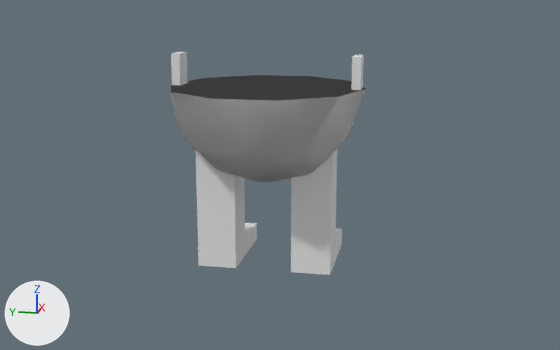
What one commit did to the Blender file Assets/robot.blend.
Before and after are seen from a camera (50 mm lens) standing at (-7.62, -1.66, 2.88) and looking at (0.0, -0.14, 0.97). Arrows for +X, +Y and +Z are at lower left; the lights stay in place.

Names of what the first picture shows: 'Icosphere', 'Platform'.
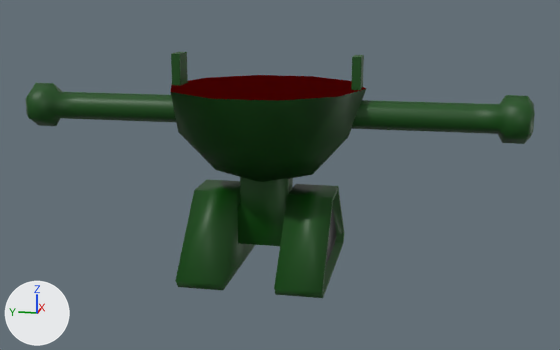
Patch to the scene script:
```diff
--- a/Assets/robot.blend.py
+++ b/Assets/robot.blend.py
@@ mat_material @@
 mat_material = principled_material('Material')
-mat_material.base_color = (0.8, 0.8, 0.8)  # white #e7e7e7
+mat_material.base_color = (0.00345, 0.0726, 0.00267)  # dark green #0b4c09
@@ mat_platform @@
+mat_platform = principled_material('Platform')
+mat_platform.base_color = (0.801, 0.00125, 0.0)  # red #e70400
@@ mat_treads @@
+mat_treads = principled_material('Treads')
+mat_treads.base_color = (0.0165, 0.0165, 0.0165)  # black #232323
@@ me_icosphere_001 @@
 me_icosphere_001.from_pydata(...)  # 34 vertices, 47 faces; spans x -0.95..0.95, y -1.0..1.0, z -1.0..0.32
 # used by ob_platform; location = (0.0, 0.0, 1.885)
+# me_icosphere_001 part 1: the 1 face centred in x 0.0, y 0.0, z 0.0 switches from mat_material (white #e7e7e7) to mat_platform (red #e70400)
 me_icosphere_001.materials.append(mat_material)
+me_icosphere_001.materials.append(mat_platform)  # red #e70400
@@ me_cube @@
+me_cube.from_pydata(...)  # 40 vertices, 34 faces; spans x -3.93..3.93, y -3.14..-0.01, z -1.55..1.0
+me_cube.polygons.foreach_set('use_smooth', [True] * 34)
+# faces by material slot: [33, 1]
+me_cube.materials.append(mat_material)  # dark green #0b4c09
+me_cube.materials.append(mat_treads)  # black #232323
@@ me_icosphere_002 @@
+me_icosphere_002.from_pydata(...)  # 60 vertices, 56 faces; spans x -0.2..0.2, y 0.77..2.58, z 1.4..1.86
+me_icosphere_002.polygons.foreach_set('use_smooth', [True] * 56)
+me_icosphere_002.materials.append(mat_material)  # dark green #0b4c09
@@ ob_icosphere @@
-ob_icosphere = bpy.data.objects.new('Icosphere', me_icosphere)
-ob_icosphere.location = (0.0, 0.0, 0.0)
-_m = ob_icosphere.modifiers.new('Mirror', 'MIRROR')
-_m.use_axis = (False, True, False)
@@ ob_cube @@
+ob_cube = bpy.data.objects.new('Cube', me_cube)
+ob_cube.location = (0.0, 0.0, 0.789)
+ob_cube.scale = (0.228, 0.228, 0.508)
+_m = ob_cube.modifiers.new('Mirror', 'MIRROR')
+_m.use_axis = (False, True, False)
+_m.merge_threshold = 0.1
@@ ob_icosphere_001 @@
+ob_icosphere_001 = bpy.data.objects.new('Icosphere.001', me_icosphere_002)
+ob_icosphere_001.location = (0.0, 0.0, 0.0)
+_m = ob_icosphere_001.modifiers.new('Mirror', 'MIRROR')
+_m.use_axis = (False, True, False)
```

Location of each change, [x1, y1, x2, y2] in pixels of the pictures (560 x 350 px):
'Platform', recoloured (white to black)
    both: [171, 52, 366, 183]
'Cube', added (green)
    after: [175, 177, 344, 298]
    faces in mat_material (dark green #0b4c09): [175, 177, 344, 298]
    faces in mat_treads (black #232323): [325, 206, 336, 267]
'Icosphere.001', added (green)
    after: [26, 83, 535, 144]
'Icosphere', deleted
    before: [196, 149, 342, 275]
part 1 of me_icosphere_001, recoloured (black to red)
    both: [171, 75, 366, 101]
